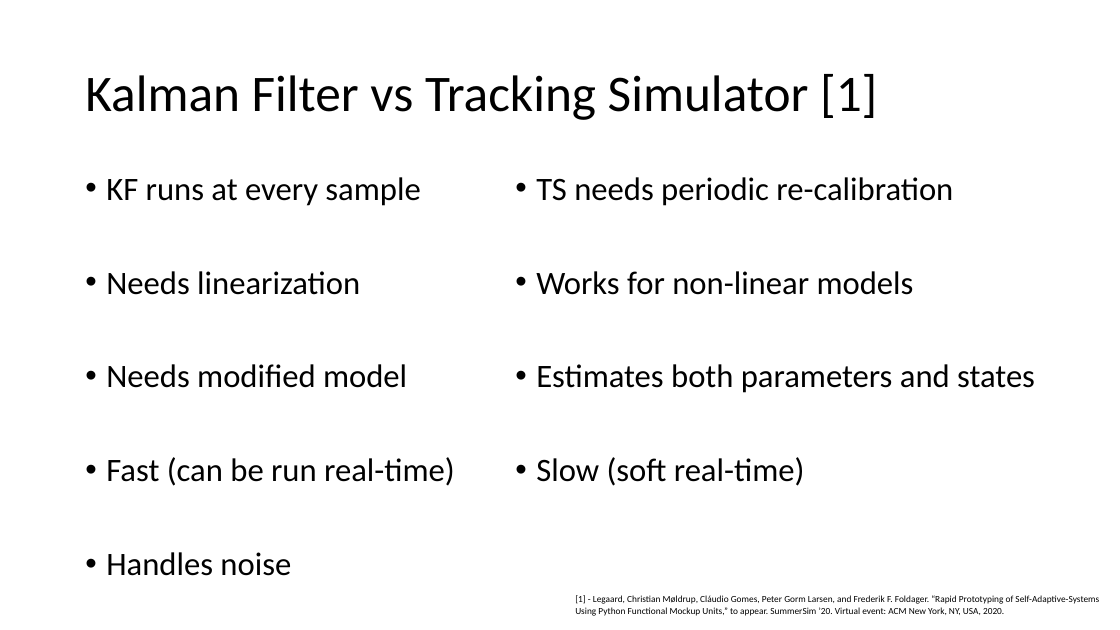
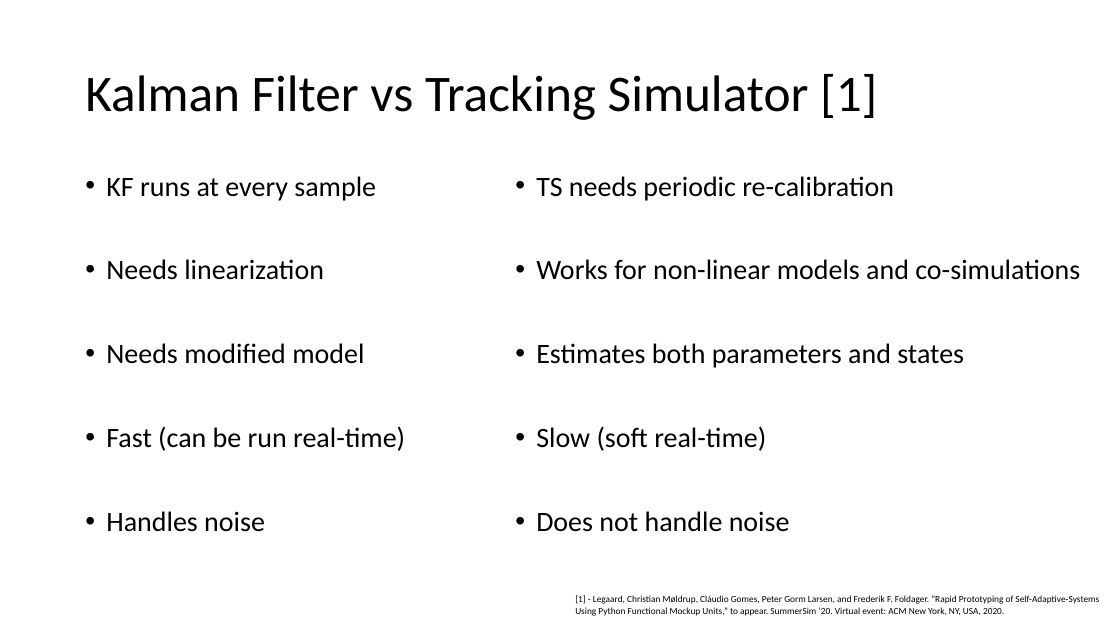
Before and after one commit to INTO-CPS-Association/example_digital-twin_incubator, a slide deck: slide 14 of notes/presentations/DigitLunch_17_December.pptx. Drawn at 1120x630 pixels with LibreOffice and Linux fonts; fonts in the diff are those of the drawing. Boxes give left, top, right and bottom in pixels: in the first picture for what was removed or moved away, otherwise in the second. Text is boxed around its words. In the diff, an @@ line names an element or a change of style, - is before the commit and + after.

Commit message:
slides draft done

```diff
--- a/notes/presentations/DigitLunch_17_December.pptx
+++ b/notes/presentations/DigitLunch_17_December.pptx
@@ text "KF runs at every sample" at (106,176,405,532): size 28 to 24 pt @@
@@ text at (536,176,964,451): size 28 to 24 pt in "TS needs periodic re-calibration", "Estimates both parameters and states", "Slow (soft real-time)" @@
@@ text at (536,259,1080,280): text changed; size 28 to 24 pt @@
-• Works for non-linear models
+• Works for non-linear models and co-simulations
@@ text at (536,511,790,532): paragraph added @@
+• Does not handle noise
```
Also in this commit, not shown: 3 other slides changed, 7 slides added, 7 slides removed, 2 other files.
